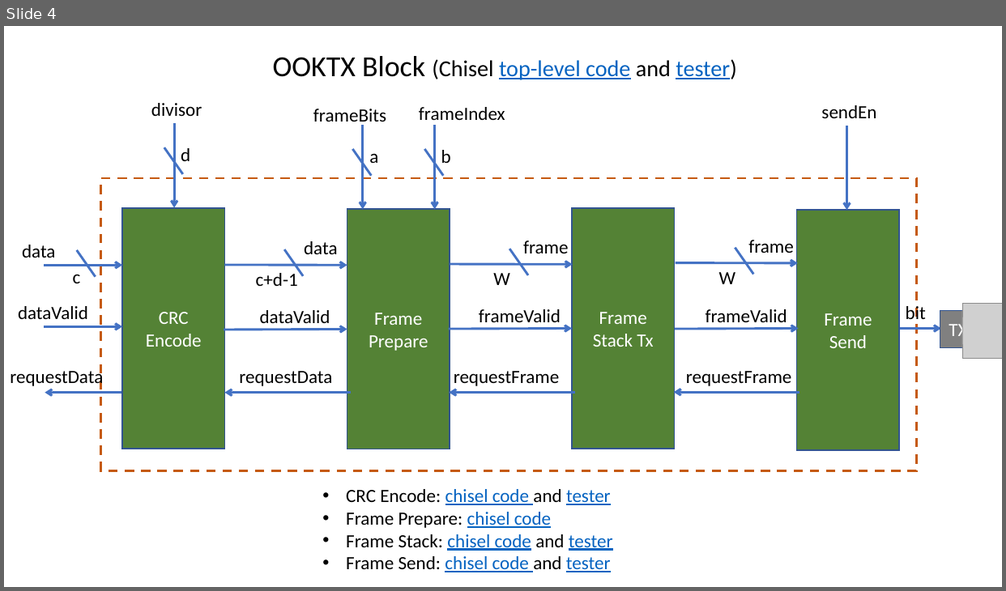
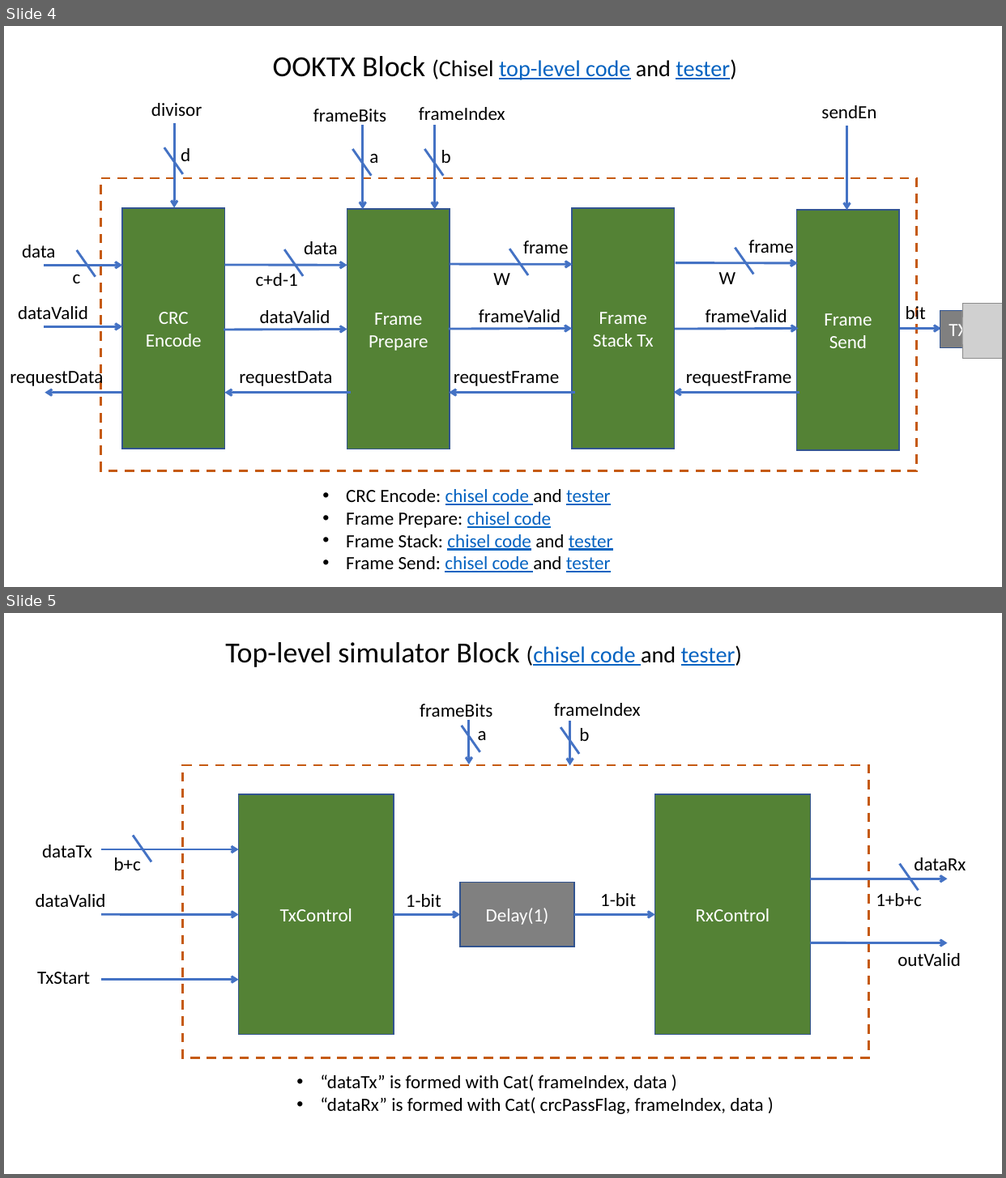
Before and after one commit to sijundu/ooktrx, a slide deck: OOKTRx_slides.pptx. Shown one above the other, each under a label of ours: slide 4 before the commit, slides 4 and 5 after it. The pictures are 1006x591 and 1006x1178 pixels, drawn with LibreOffice and Linux fonts; fonts in the diff are those of the drawing; grey boxes stand for pictures. Boxes give left, top, right and bottom in pixels: in the first picture for what was removed or moved away, otherwise in the second. Text is boxed around its words. In the diff, an @@ line names an element or a change of style, - is before the commit and + after.

Commit message:
update

```diff
--- a/OOKTRx_slides.pptx
+++ b/OOKTRx_slides.pptx
@@ slide 5 added at (4, 613, 1002, 1174), background #FFFFFF @@
@@ text added at (225, 642, 742, 667), 28 pt, text #000000 @@
+Top-level simulator Block (chisel code and tester)
@@ text added at (420, 704, 492, 722), 18 pt, text #000000 @@
+frameBits
@@ text added at (554, 703, 641, 722), 18 pt, text #000000 @@
+frameIndex
@@ line added from (462, 726) to (480, 752), #4472C4 2.25 pt @@
@@ arrow added from (469, 719) to (469, 764), #4472C4 2.25 pt @@
@@ text added at (478, 730, 487, 740), 18 pt, text #000000 @@
+a
@@ line added from (561, 727) to (580, 754), #4472C4 2.25 pt @@
@@ arrow added from (570, 721) to (570, 766), #4472C4 2.25 pt @@
@@ text added at (579, 728, 589, 741), 18 pt, text #000000 @@
+b
@@ rectangle added at (183, 765, 868, 1058), outline #C55A11 2.25 pt dashed @@
@@ rectangle added at (238, 794, 394, 1034), fill #548235, outline #325491 1 pt, 18 pt, text #FFFFFF @@
+TxControl
@@ rectangle added at (655, 794, 810, 1034), fill #548235, outline #325491 1 pt, 18 pt, text #FFFFFF @@
+RxControl
@@ text added at (42, 845, 92, 858), 18 pt, text #000000 @@
+dataTx
@@ arrow added from (101, 850) to (238, 850), #4472C4 2.25 pt @@
@@ line added from (133, 835) to (151, 862), #4472C4 2.25 pt @@
@@ text added at (114, 858, 141, 871), 18 pt, text #000000 @@
+b+c
@@ arrow added from (810, 879) to (948, 879), #4472C4 2.25 pt @@
@@ line added from (900, 864) to (918, 891), #4472C4 2.25 pt @@
@@ text added at (914, 858, 965, 876), 18 pt, text #000000 @@
+dataRx
@@ text added at (36, 894, 106, 907), 18 pt, text #000000 @@
+dataValid
@@ text added at (406, 894, 441, 907), 18 pt, text #000000 @@
+1-bit
@@ rectangle added at (460, 883, 574, 947), fill #808080, outline #325491 1 pt, 18 pt, text #FFFFFF @@
+Delay(1)
@@ text added at (600, 893, 636, 906), 18 pt, text #000000 @@
+1-bit
@@ text added at (876, 893, 922, 906), 18 pt, text #000000 @@
+1+b+c
@@ arrow added from (101, 914) to (238, 914), #4472C4 2.25 pt @@
@@ arrow added from (394, 914) to (460, 914), #4472C4 2.25 pt @@
@@ arrow added from (574, 914) to (655, 914), #4472C4 2.25 pt @@
@@ arrow added from (810, 943) to (948, 943), #4472C4 2.25 pt @@
@@ text added at (37, 972, 90, 984), 18 pt, text #000000 @@
+TxStart
@@ text added at (897, 953, 961, 966), 18 pt, text #000000 @@
+outValid
@@ arrow added from (101, 980) to (238, 980), #4472C4 2.25 pt @@
@@ text added at (320, 1075, 763, 1114), 18 pt, text #000000 @@
+• “dataTx” is formed with Cat( frameIndex, data )
+• “dataRx” is formed with Cat( crcPassFlag, frameIndex, data )
```
